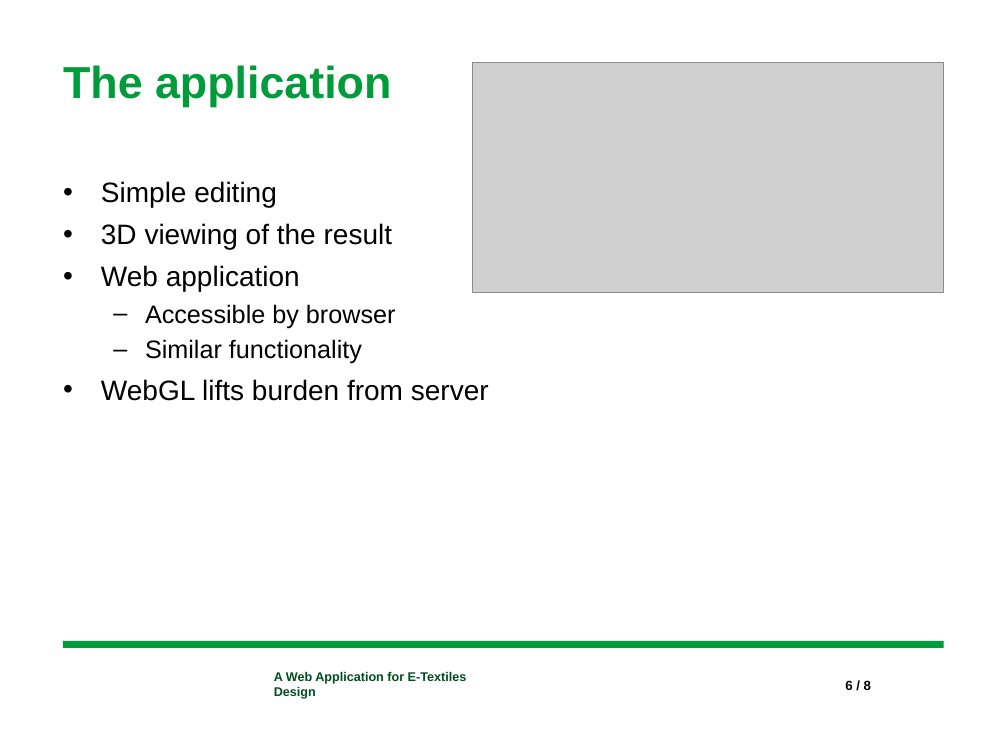
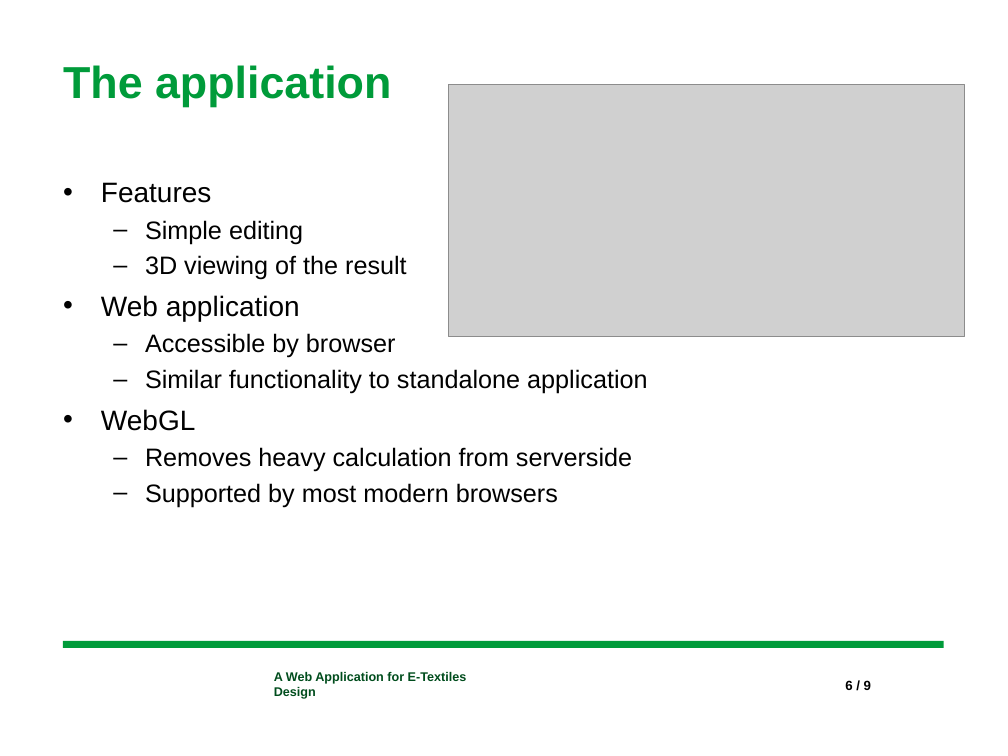
Before and after one commit to ropsutius/Webtool, a slide deck: slide 6 of documents/Bachelors-Slides.pptx. Drawn at 1008x756 pixels with LibreOffice and Linux fonts; fonts in the diff are those of the drawing; grey boxes stand for pictures; background and template pictures are left out. Boxes give left, top, right and bottom in pixels: in the first picture for what was removed or moved away, otherwise in the second. Text is boxed around its words. In the diff, an @@ line names an element or a change of style, - is before the commit and + after.

```diff
--- a/documents/Bachelors-Slides.pptx
+++ b/documents/Bachelors-Slides.pptx
@@ picture: place and size @@
-picture at <box>473,62,944,293</box>
+picture at <box>449,85,965,337</box>
@@ text at <box>101,182,212,203</box>: paragraph added @@
+• Features
@@ text at <box>145,220,407,280</box>: size 20 to 18 pt in "Simple editing", "3D viewing of the result"; bullet • to –; list level 1 to 2 in "Simple editing"; list level 1 to 2 in "3D viewing of the result" @@
@@ text at <box>101,369,647,507</box>: text changed; size 20 to 18 pt @@
-  – Similar functionality
-• WebGL lifts burden from server
+  – Similar functionality to standalone application
+• WebGL
+  – Removes heavy calculation from serverside
+  – Supported by most modern browsers
```
Also in this commit, not shown: 8 other slides changed, 7 other files.
